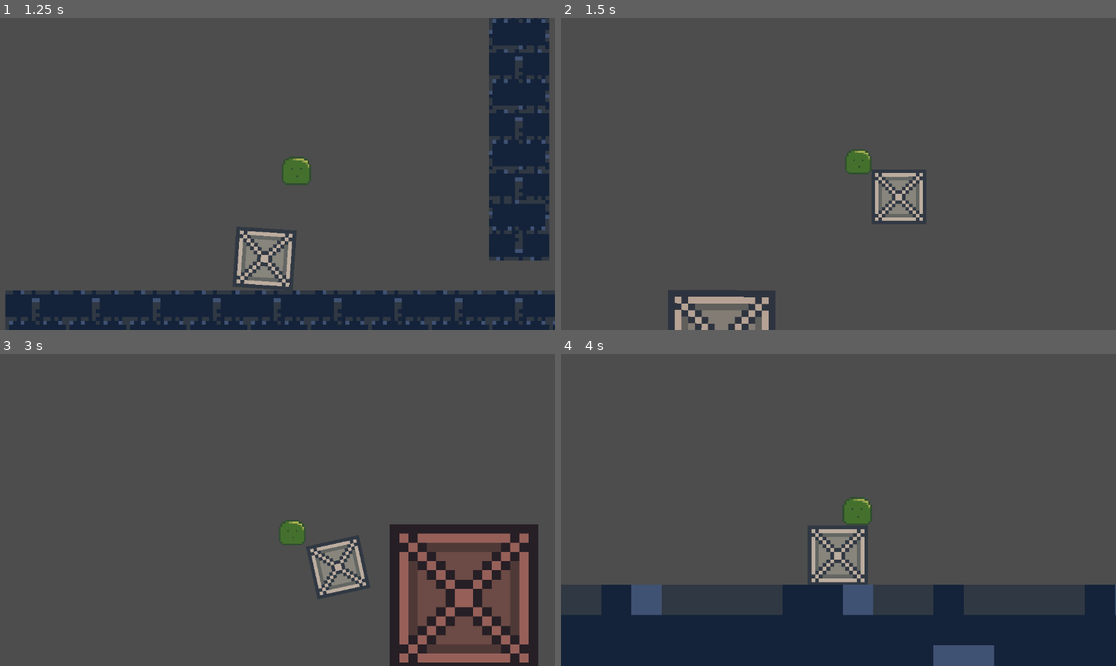
Above: before the commit, frames 1-4 (two rows, left to right).
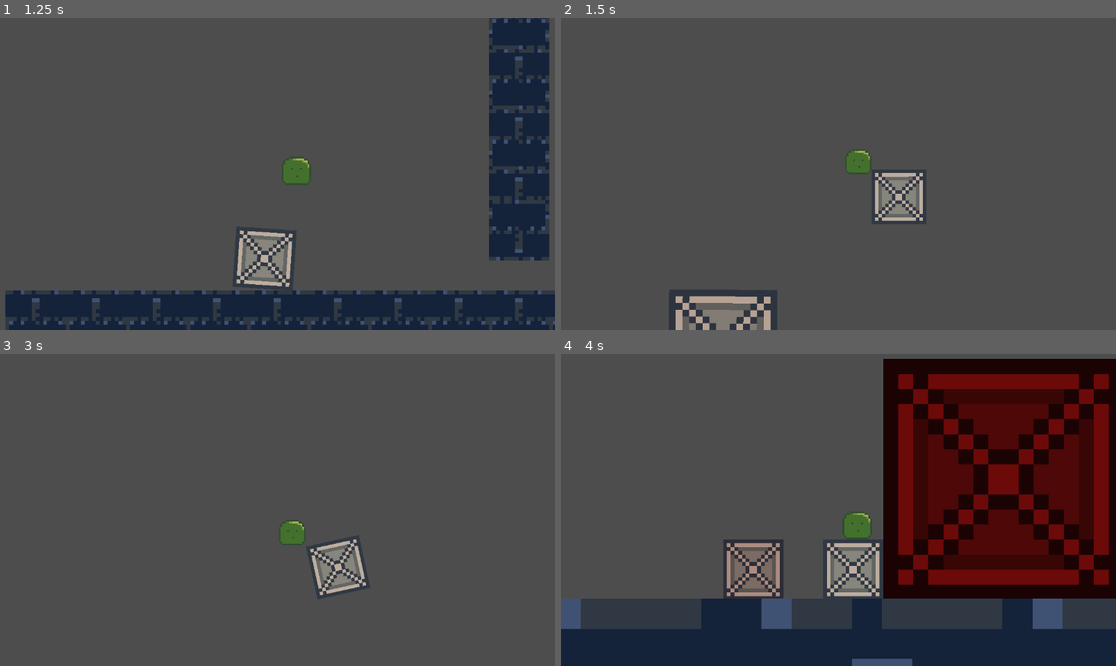
Above: after the commit, the same moments.

Repository: jkuball/splittle-bocks
Game: Godot game, scene res://scenes/playground.tscn
Two runs of this game, one before a commit and one after it. Both use one fixed random seed, a clock stepped at 60 frames per second and the inputs below.
Inputs:
- Up to frame 1 (1.25 s): hold D (player_right) from 0.53 s (still down); tap Space (player_splittle) at 0.6 s
- Up to frame 2 (1.5 s): keep holding D (player_right); tap Space (player_splittle) at 1.35 s
- Up to frame 3 (3 s): release D (player_right) at 2.03 s; hold A (player_left) 2.03-2.78 s; tap Space (player_splittle) at 2.1, 2.85 s; hold D (player_right) from 2.78 s (still down)
- Up to frame 4 (4 s): keep holding D (player_right); tap Space (player_splittle) at 3.6 s

Frame 1 is identical in both runs. In frame 2, 0.4% of the frame differs, in the area x 19-39%, y 87-100%; in frame 3, 10%; in frame 4, 46%, in the area x 0-100%, y 1-100%.

Commit message:
grow player on bocks decay

Diff:
--- a/scripts/bocks.gd
+++ b/scripts/bocks.gd
@@ -1,6 +1,8 @@
 extends Node2D
 
 var decaying: bool = false
+
+const decay_seconds = 2
 
 signal decayed
 
@@ -10,8 +12,9 @@
 
 		var tween = get_tree().create_tween()
 		tween.set_parallel(true)
-		tween.tween_property($"RigidBody/Collider/Sprite", "modulate", Color.DARK_RED, 2)
-		tween.tween_property(self, "scale", Vector2.ZERO, 2)
+		tween.tween_property($"RigidBody/Collider/Sprite", "modulate", Color.DARK_RED, decay_seconds)
+		#tween.tween_property(self, "scale", Vector2.ZERO, decay_seconds)
+		#tween.tween_property(self, "transform", transform, decay_seconds)
 
 		# If you use set_parallel, the callback will be called instantly.
 		# In that case, we need to use the 'finished' signal.
--- a/scripts/player_movement.gd
+++ b/scripts/player_movement.gd
@@ -16,7 +16,9 @@
 var is_scale_bocks = false
 
 func _a_bocks_decayed():
-	print_debug("TODO: A bocks decayed, I should grow!")
+	bocksScale *= 2
+	apply_scale(Vector2(2, 2))
+	splittle.emit(Vector2(.5, .5))
 
 var bocks_list: Array[Node2D] = []
 func make_bocks() -> Node2D:
